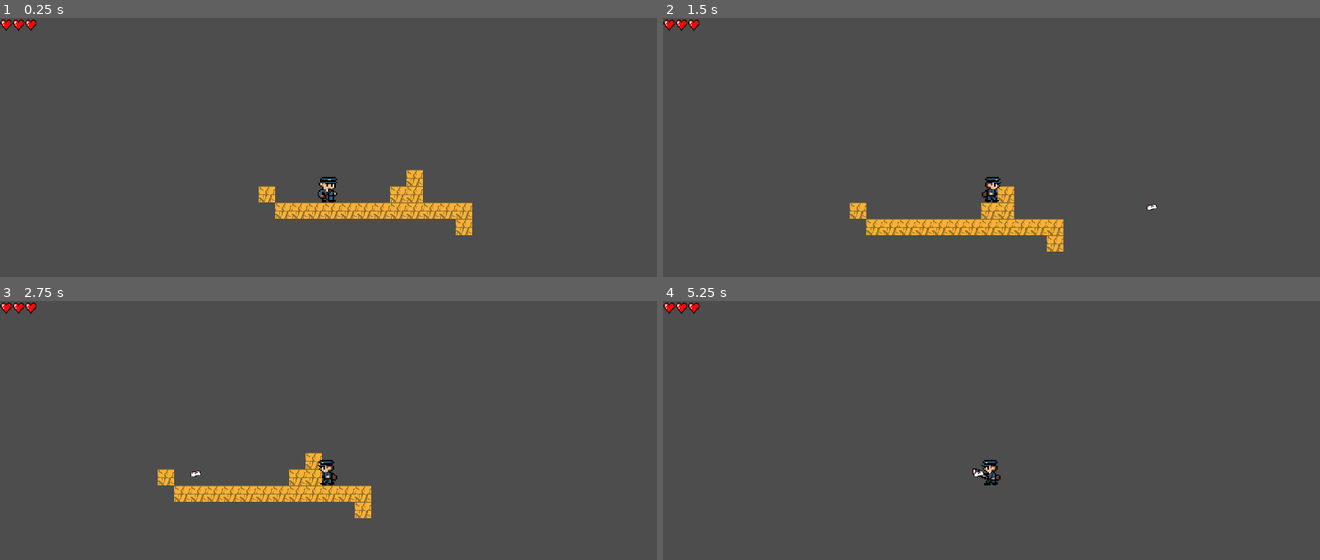
Above: before the commit, frames 1-4 (two rows, left to right).
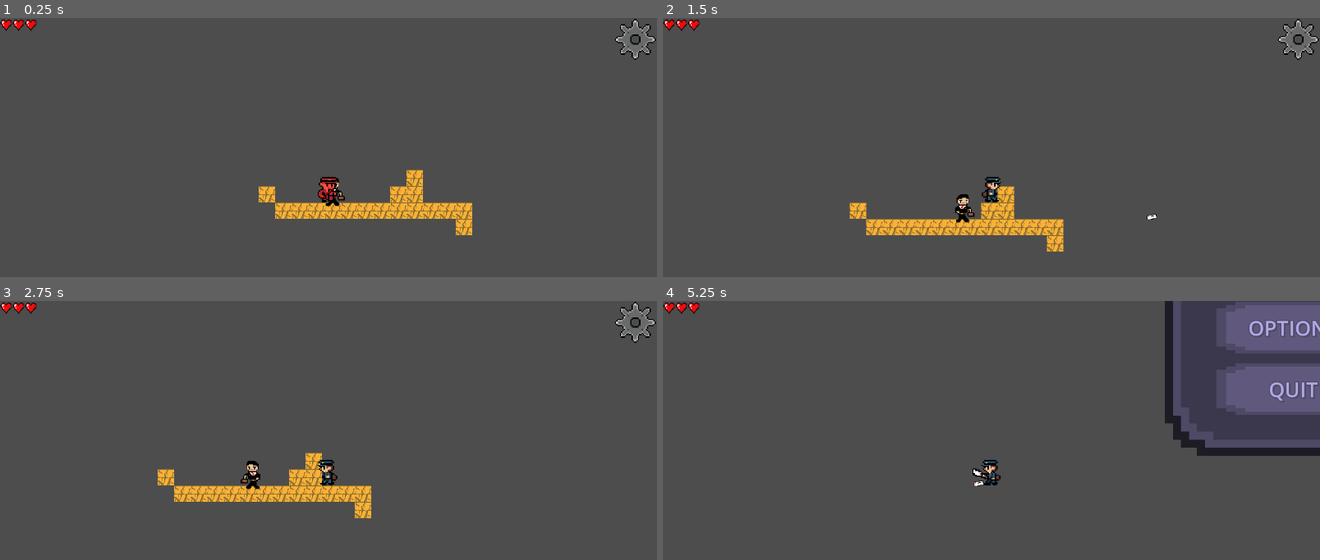
Above: after the commit, the same moments.

Repository: Suukhii/Delivery-through-time
Game: Godot game, scene res://scenes/city.tscn
The game is run twice, just before and just after one commit, with the same random seed, the same clock (stepped at 60 frames per second) and the same inputs. This scene is started directly instead of the project's main scene.
Inputs (mouse positions are in pixels of both pictures, inside the frame that each line leads up to):
- Up to frame 1 (0.25 s): no input
- Up to frame 2 (1.5 s): hold K (shoot_player_projectile) 0.53-1.28 s; hold Right (move_right) from 0.53 s (still down); tap Space (jump) at 0.77 s; tap K (shoot_player_projectile) at 1.35 s
- Up to frame 3 (2.75 s): tap Space (jump) at 1.52 s; release Right (move_right) at 2.03 s; hold Left (move_left) from 2.03 s (still down); hold K (shoot_player_projectile) from 2.03 s (still down)
- Up to frame 4 (5.25 s): release Left (move_left) at 2.78 s; release K (shoot_player_projectile) at 2.78 s; hold Right (move_right) 2.78-4.28 s; tap K (shoot_player_projectile) at 2.85, 4.35 s; tap Space (jump) at 3.02, 3.77, 4.52 s; hold K (shoot_player_projectile) 3.53-4.28 s; hold Left (move_left) 4.28-5 s; click (1300, 321) at 5.02 s

The runs differ from the first frame. In frame 1, 0.7% of the frame differs, in the area x 48-100%, y 0-73%; in frame 2, 0.7%; in frame 3, 0.7%; in frame 4, 6.2%, in the area x 47-100%, y 0-72%.

Commit message:
added janky city bossman

Diff:
--- a/scenes/city.tscn
+++ b/scenes/city.tscn
@@ -1,9 +1,11 @@
-[gd_scene load_steps=7 format=4 uid="uid://bt14cpsbp8u86"]
+[gd_scene load_steps=9 format=4 uid="uid://bt14cpsbp8u86"]
 
 [ext_resource type="Texture2D" uid="uid://cvn77a4kkmnos" path="res://assets/sprites/Map/Egypt/DesertBrick_cracked.png" id="1_bih7l"]
 [ext_resource type="Script" uid="uid://rieeqbvr1icv" path="res://scripts/city.gd" id="1_rqxma"]
 [ext_resource type="PackedScene" uid="uid://c04qsrihrd6u4" path="res://scenes/player.tscn" id="2_movw8"]
 [ext_resource type="PackedScene" uid="uid://c8fe8i6atq3rb" path="res://scenes/ui.tscn" id="4_movw8"]
+[ext_resource type="PackedScene" uid="uid://4y3pqabsua18" path="res://scenes/in_game_ui.tscn" id="5_oacpt"]
+[ext_resource type="PackedScene" uid="uid://rftcwd783beq" path="res://scenes/city_enemy.tscn" id="6_2jj31"]
 
 [sub_resource type="TileSetAtlasSource" id="TileSetAtlasSource_58ubr"]
 texture = ExtResource("1_bih7l")
@@ -17,6 +19,7 @@
 sources/2 = SubResource("TileSetAtlasSource_58ubr")
 
 [node name="City" type="Node2D"]
+position = Vector2(0, 19)
 script = ExtResource("1_rqxma")
 player_scene = ExtResource("2_movw8")
 
@@ -28,3 +31,23 @@
 
 [node name="PlayerSpawn" type="Marker2D" parent="."]
 position = Vector2(584, 600)
+
+[node name="CanvasLayer" type="CanvasLayer" parent="."]
+
+[node name="inGameUI" parent="CanvasLayer" instance=ExtResource("5_oacpt")]
+anchors_preset = -1
+anchor_left = 0.968
+anchor_top = 0.057
+anchor_right = 0.968
+anchor_bottom = 0.057
+offset_left = -44.04
+offset_top = 10.96
+offset_right = 20.96
+offset_bottom = 10.96
+grow_horizontal = 0
+grow_vertical = 1
+size_flags_horizontal = 8
+size_flags_vertical = 4
+
+[node name="enemy" parent="." instance=ExtResource("6_2jj31")]
+position = Vector2(557, 643)
--- /dev/null
+++ b/scenes/city_enemy.tscn
@@ -0,0 +1,89 @@
+[gd_scene load_steps=11 format=3 uid="uid://rftcwd783beq"]
+
+[ext_resource type="Script" uid="uid://cphre82dxpelq" path="res://scripts/enemy.gd" id="1_byeu0"]
+[ext_resource type="Texture2D" uid="uid://caqcnyp52mo22" path="res://assets/sprites/bossman.png" id="2_byeu0"]
+[ext_resource type="AudioStream" uid="uid://7kefcbtmf3oy" path="res://assets/sounds/hitEnemy.wav" id="5_jwl3v"]
+[ext_resource type="AudioStream" uid="uid://con4d78xrqbv8" path="res://assets/sounds/Enemydie.wav" id="6_lsiby"]
+
+[sub_resource type="RectangleShape2D" id="RectangleShape2D_md0e3"]
+size = Vector2(34, 48.25)
+
+[sub_resource type="AtlasTexture" id="AtlasTexture_as20u"]
+atlas = ExtResource("2_byeu0")
+region = Rect2(0, 0, 24, 32)
+
+[sub_resource type="AtlasTexture" id="AtlasTexture_15l3p"]
+atlas = ExtResource("2_byeu0")
+region = Rect2(24, 0, 24, 32)
+
+[sub_resource type="AtlasTexture" id="AtlasTexture_5i6gy"]
+atlas = ExtResource("2_byeu0")
+region = Rect2(48, 0, 24, 32)
+
+[sub_resource type="SpriteFrames" id="SpriteFrames_c4w8v"]
+animations = [{
+"frames": [{
+"duration": 1.0,
+"texture": SubResource("AtlasTexture_as20u")
+}, {
+"duration": 1.0,
+"texture": SubResource("AtlasTexture_15l3p")
+}, {
+"duration": 1.0,
+"texture": SubResource("AtlasTexture_5i6gy")
+}],
+"loop": true,
+"name": &"default",
+"speed": 5.0
+}, {
+"frames": [],
+"loop": false,
+"name": &"die",
+"speed": 5.0
+}, {
+"frames": [],
+"loop": false,
+"name": &"hit",
+"speed": 5.0
+}]
+
+[sub_resource type="RectangleShape2D" id="RectangleShape2D_4ra3w"]
+size = Vector2(23.25, 47.625)
+
+[node name="enemy" type="CharacterBody2D" groups=["Enemy"]]
+collision_layer = 2
+collision_mask = 2
+script = ExtResource("1_byeu0")
+
+[node name="DetectionArea" type="Area2D" parent="."]
+
+[node name="CollisionShape2D" type="CollisionShape2D" parent="DetectionArea"]
+position = Vector2(22, -26.875)
+shape = SubResource("RectangleShape2D_md0e3")
+
+[node name="RayCastRight" type="RayCast2D" parent="."]
+position = Vector2(26, -28)
+target_position = Vector2(13, 0)
+
+[node name="RayCastLeft" type="RayCast2D" parent="."]
+position = Vector2(23, -16)
+target_position = Vector2(-15, 0)
+
+[node name="AnimatedSprite2D" type="AnimatedSprite2D" parent="."]
+position = Vector2(23, -25)
+scale = Vector2(1.72808, 1.83606)
+sprite_frames = SubResource("SpriteFrames_c4w8v")
+animation = &"hit"
+autoplay = "default"
+
+[node name="hitbox" type="CollisionShape2D" parent="."]
+position = Vector2(21, -26.1875)
+shape = SubResource("RectangleShape2D_4ra3w")
+
+[node name="HitEnemy" type="AudioStreamPlayer2D" parent="."]
+stream = ExtResource("5_jwl3v")
+
+[node name="Enemydie" type="AudioStreamPlayer2D" parent="."]
+stream = ExtResource("6_lsiby")
+
+[connection signal="body_entered" from="DetectionArea" to="." method="_on_detection_area_body_entered"]
Binary file added: assets/sprites/bossman.png
Not shown, added: assets/sprites/bossman.png.import
